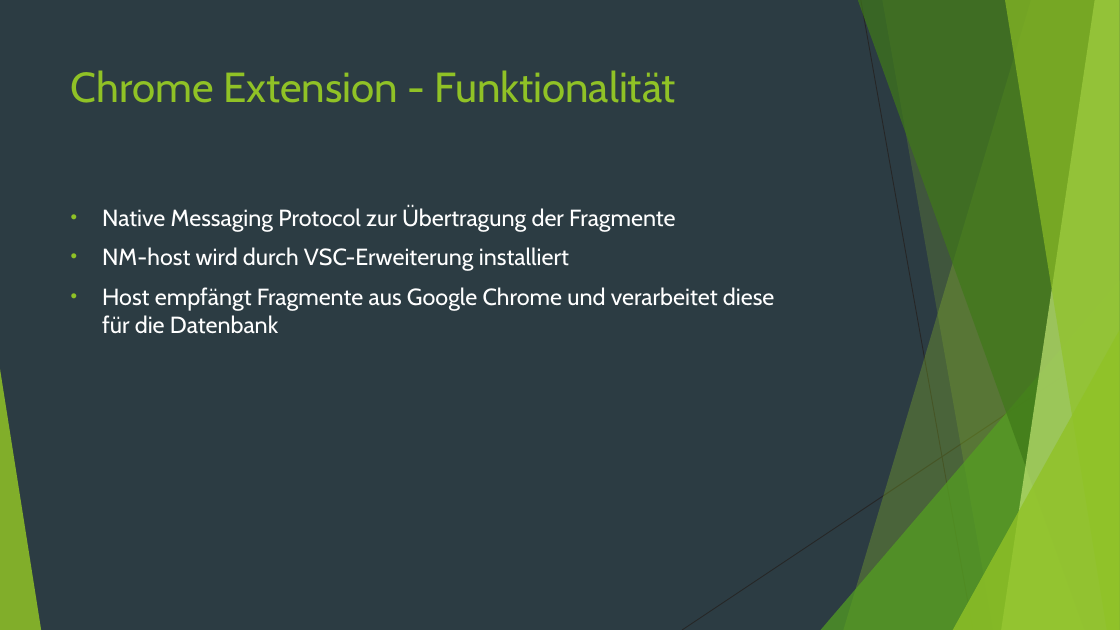
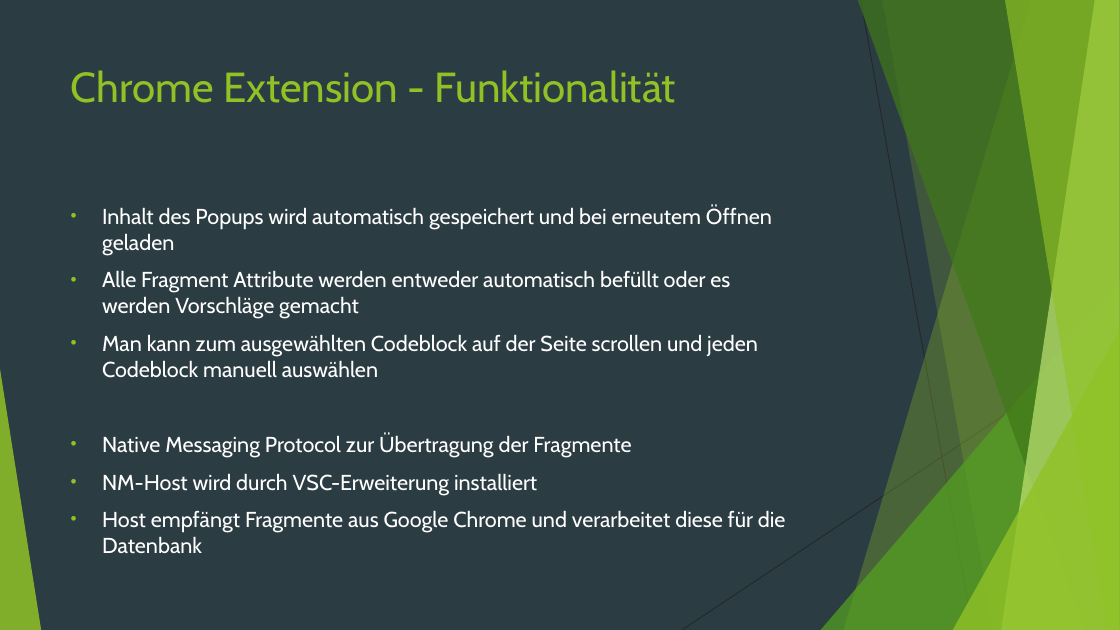
Before and after one commit to sgimmini/frag.extract.a, a slide deck: slide 8 of weekly_presentations/frag.extract_2019-08-22_Abschluss.pptx (slide 9 before the commit). Drawn at 1120x630 pixels with LibreOffice and Linux fonts; fonts in the diff are those of the drawing. Boxes give left, top, right and bottom in pixels: in the first picture for what was removed or moved away, otherwise in the second. Text is boxed around its words. In the diff, an @@ line names an element or a change of style, - is before the commit and + after.

```diff
--- a/weekly_presentations/frag.extract_2019-08-22_Abschluss.pptx
+++ b/weekly_presentations/frag.extract_2019-08-22_Abschluss.pptx
@@ text at box(102, 205, 772, 378): paragraphs added @@
+• Inhalt des Popups wird automatisch gespeichert und bei erneutem Öffnen geladen
+• Alle Fragment Attribute werden entweder automatisch befüllt oder es werden Vorschläge gemacht
+• Man kann zum ausgewählten Codeblock auf der Seite scrollen und jeden Codeblock manuell auswählen
@@ text at box(102, 434, 786, 554): size 20 to 18.5 pt in "Native Messaging Protocol zur Übertragung der Fragmente", "Host empfängt Fragmente aus Google Chrome und ..." @@
@@ text at box(102, 473, 537, 495): text changed; size 20 to 18.5 pt @@
-• NM-host wird durch VSC-Erweiterung installiert
+• NM-Host wird durch VSC-Erweiterung installiert
```
Also in this commit, not shown: 15 other slides changed, 1 slide removed.
